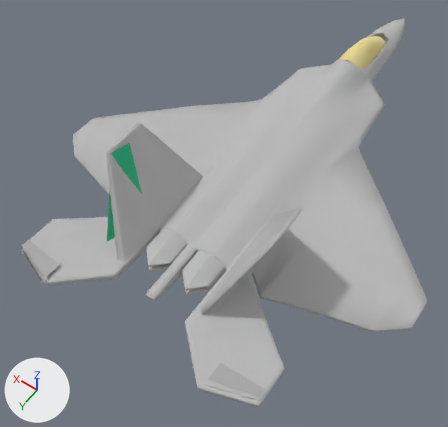
The Blender file gSources/F_22_Raptor.blend: old version first, new version second.
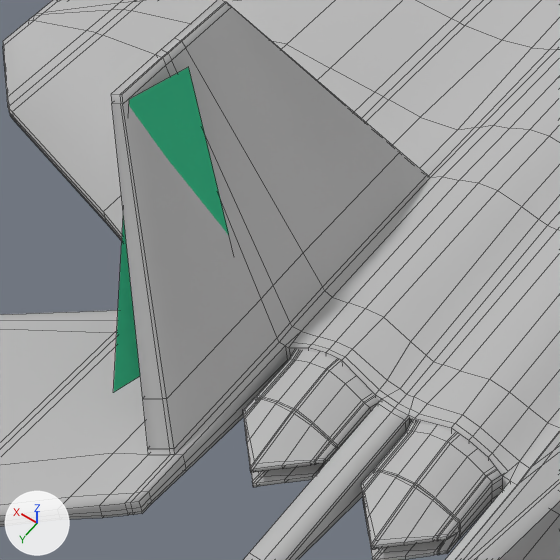
The first picture shows the older version from a camera (50 mm lens) standing at (-3.6, 7.14, 7.16) and looking at (0.26, 1.73, -1.33). The close-ups show both versions on the part from 16% to 54% of the width and 29% to 69% of the height of that picture; other places that the commit changed are outside them. The lights are fixed; the arrows at lower left show +X, +Y and +Z. The close-ups show mesh edges as thin lines.

Names of what the first close-up shows: 'f22', 'leftDirectional', 'rightDirectional'.
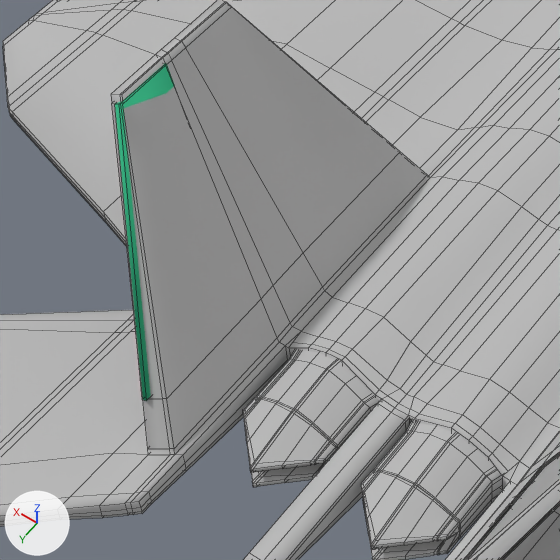
Changed parts and their boxes [x1, y1, x2, y2] in the close-ups (560 x 560 px):
'leftDirectional', reshaped, moved, turned
    before: [114, 67, 229, 392]
    after: [115, 63, 175, 401]
'rightDirectional', moved
    before: [464, 452, 560, 560]
    after: [468, 455, 560, 560]

The change, as a list of edits to the scene's bpy script:
```text
Change me_plane_002:
    where me_plane_002.from_pydata(...)  # 4 vertices, 1 face; spans x -0.261..0.261, y -0.464..0.464, z -0.568..0.568
    used by ob_leftdirectional; parent = ob_f22; location = (1.169, 3.192, 0.000834); rotation_euler = (0.0, 0.0, -0.269), in degrees (0, 0, -15)
    verts and faces of me_plane_002; kept vertices keep their numbers, new ones are numbered from 4
    before: 0 (-0.255, -0.293, -0.568), 1 (-0.261, 0.464, -0.568) at pixel (113, 392), 2 (0.261, -0.464, 0.568) at pixel (188, 66), 3 (0.258, -0.147, 0.568) at pixel (129, 99)
    me_plane_002 part 1
    add delete_faces([(0, 1, 3, 2)])
    add verts[4] = (0.233, -0.148, 0.579)  # pixel (118, 104)
    add verts[5] = (-0.286, 0.464, -0.556)  # pixel (146, 400)
    add verts[6] = (-0.28, -0.294, -0.556)
    add verts[7] = (0.235, -0.464, 0.579)  # pixel (166, 63)
    add faces += [(0, 2, 3, 1), (4, 7, 6, 5), (0, 6, 7, 2), (1, 3, 4, 5), (2, 7, 4, 3), (0, 1, 5, 6)]
Change ob_rightdirectional:
    ob_rightdirectional.location: (-1.121, 3.192, 0.00124) -> (-1.135, 3.192, 0.00124)
Change ob_leftdirectional:
    ob_leftdirectional.location: (1.169, 3.192, 0.000834) -> (1.158, 3.192, 0.000834)
    ob_leftdirectional.rotation_euler: (0.0, 0.0, -0.269) -> (0.0, 0.0, -0.0166)  # degrees (0, 0, -15) -> degrees (0, 0, -1)
```
